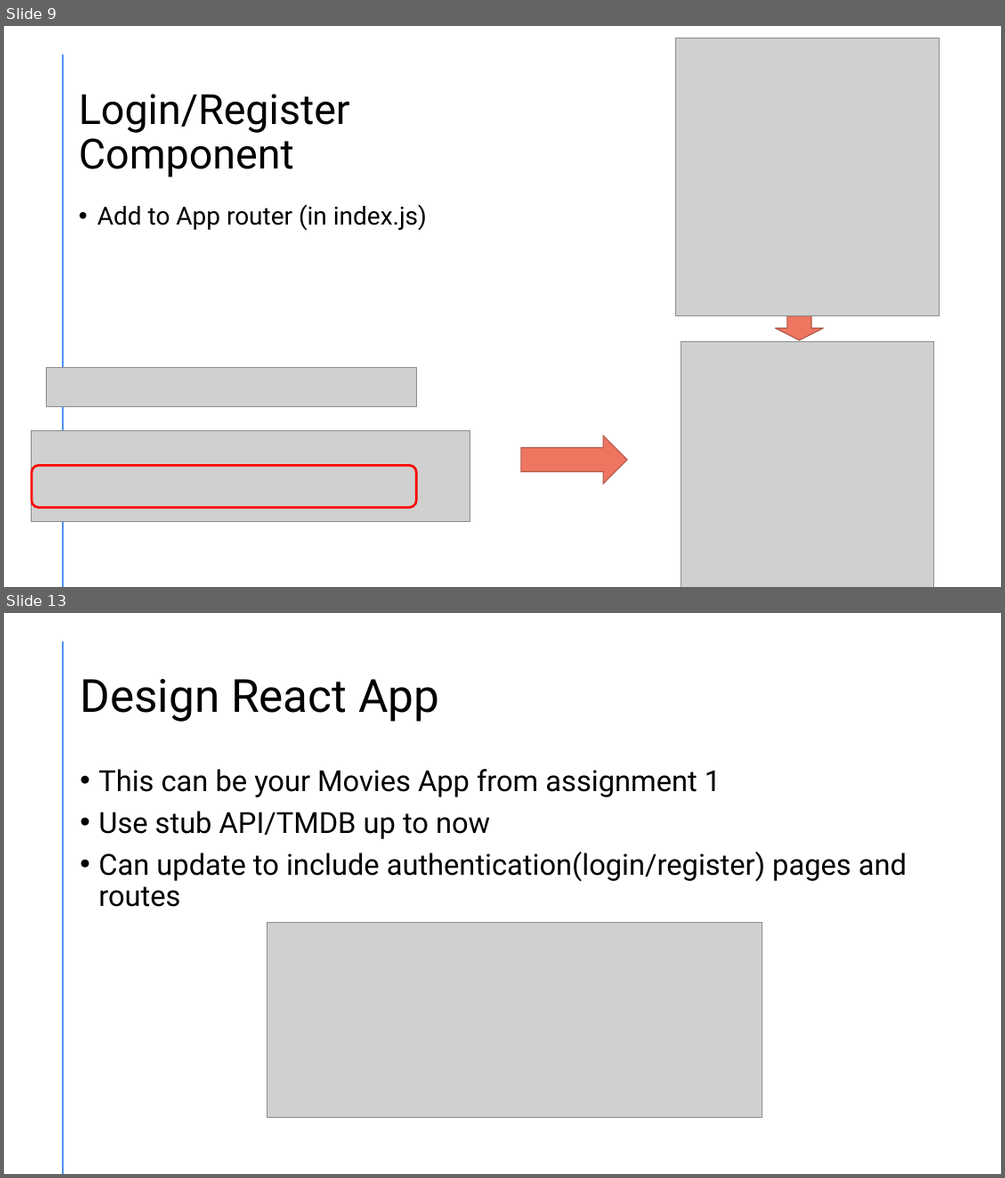
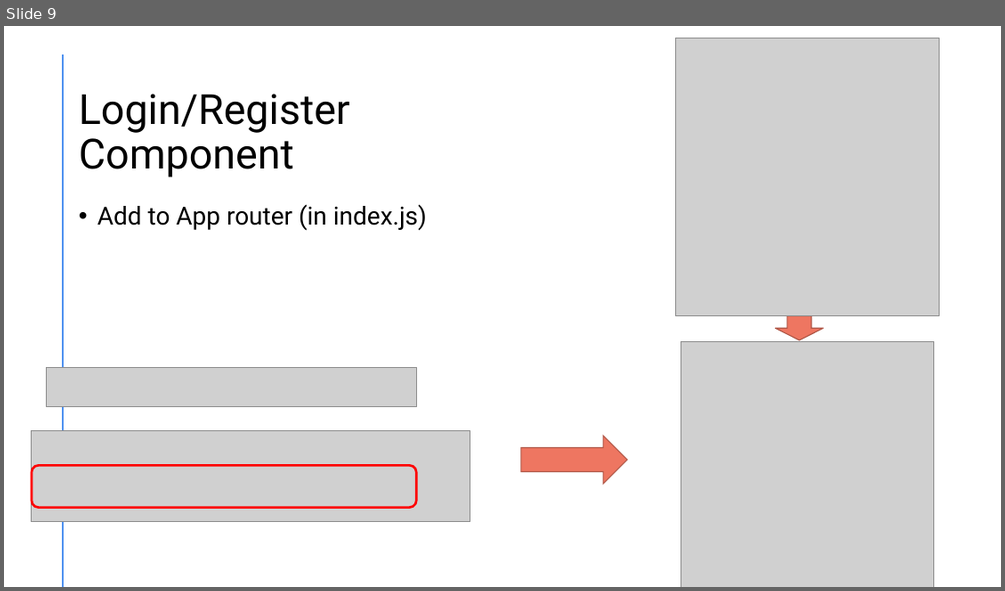
Before and after one commit to diarmuidoconnor/wad2, a slide deck: topic11/talk-01/react integration.pptx. Shown one above the other, each under a label of ours: slides 9 and 13 before the commit, slide 9 after it; the slides between them are not shown. The pictures are 1005x1178 and 1005x591 pixels, drawn with LibreOffice and Linux fonts; fonts in the diff are those of the drawing; grey boxes stand for pictures. Boxes give left, top, right and bottom in pixels: in the first picture for what was removed or moved away, otherwise in the second. Text is boxed around its words. In the diff, an @@ line names an element or a change of style, - is before the commit and + after.

```diff
--- a/topic11/talk-01/react integration.pptx
+++ b/topic11/talk-01/react integration.pptx
@@ slide 13 removed at bbox=[4, 613, 1001, 1174], background #FFFFFF; not listed: 1 template element that a slide beside it also shows @@
@@ title removed at bbox=[80, 679, 439, 722] @@
-Design React App
@@ text removed at bbox=[98, 769, 906, 907] @@
-• This can be your Movies App from assignment 1
-• Use stub API/TMDB up to now
-• Can update to include authentication(login/register) pages and routes
@@ picture removed at bbox=[267, 922, 761, 1116] @@
```
Also in this commit, not shown: 5 other slides removed, 5 other files.
